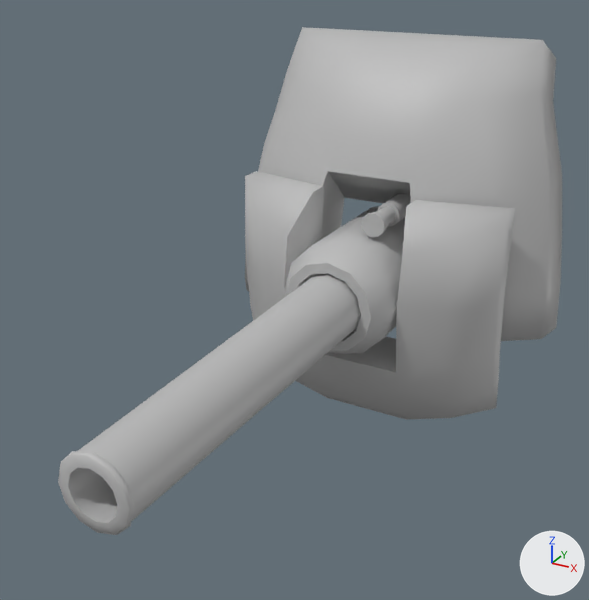
What one commit did to the FBX model Skyrates/Assets/Resources/Meshes/Components/ship_artillery_tier2.FBX.
Both versions are drawn from a 50 mm camera at (0.294, -0.748, 0.359) aimed at (-0.005, -0.205, 0.087). Lighting does not change. The marker at lower right points along +X, +Y and +Z. Where no turn or scale is listed for an object, it has been applied to the vertices.

The older version as bpy lines, for what is in view:
```python
me_mesh = bpy.data.meshes.new('Mesh')
me_mesh.from_pydata(...)  # 417 vertices, 411 faces; spans x -0.17..0.17, y -0.46..0.059, z -0.159..0.218
me_mesh.materials.append(mat_lambert10)  # grey #bcbcbc
ob_ship_artillery_tier2 = bpy.data.objects.new('ship_artillery_tier2', me_mesh)
ob_ship_artillery_tier2.location = (0.0, 0.0, 0.06)
```
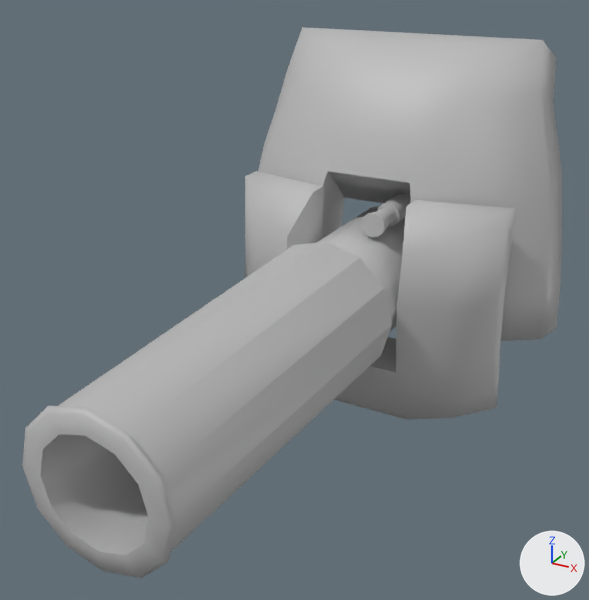
Commit message: Iterated on tier 1 and tier 2 artillery

Pixel boxes [x1, y1, x2, y2] of what changed, in the pictures (589 x 600 px):
'ship_artillery_tier2', reshaped (7% wider, 8% taller): before [58, 27, 562, 535]; after [22, 27, 562, 578]
part 1 of me_mesh, built on: before [58, 273, 361, 535]; after [22, 242, 392, 578]

The edits, one by one:
me_mesh is used by ob_ship_artillery_tier2; location (0.0, 0.0, 0.06).
me_mesh had 417 vertices, 411 faces and spanned x -0.17..0.17, y -0.46..0.059, z -0.159..0.218.
me_mesh now has 429 vertices, 423 faces and spans x -0.17..0.17, y -0.46..0.059, z -0.159..0.218.
Part 1, on me_mesh:
12 faces are deleted.
60 vertices move from x -0.029..0.029, y -0.46..-0.313, z -0.028..0.029 to x -0.059..0.059, y -0.46..-0.313, z -0.058..0.06.
12 vertices are added at x -0.064..0.064, y -0.158, z -0.063..0.064.
24 new faces join them.
